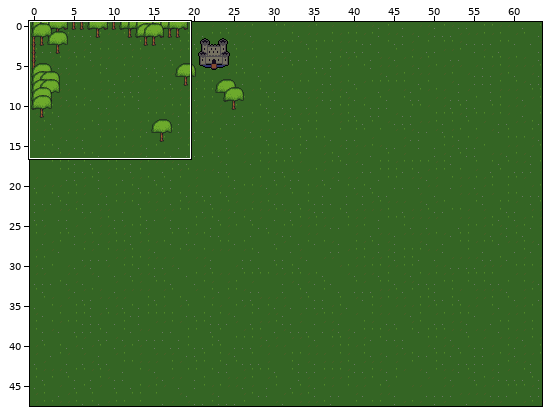
Tiled map (JSON), stored at assets/maps/test.json. Above: a wide view before the commit, with the close-up outlined.
Close-up. Old version:
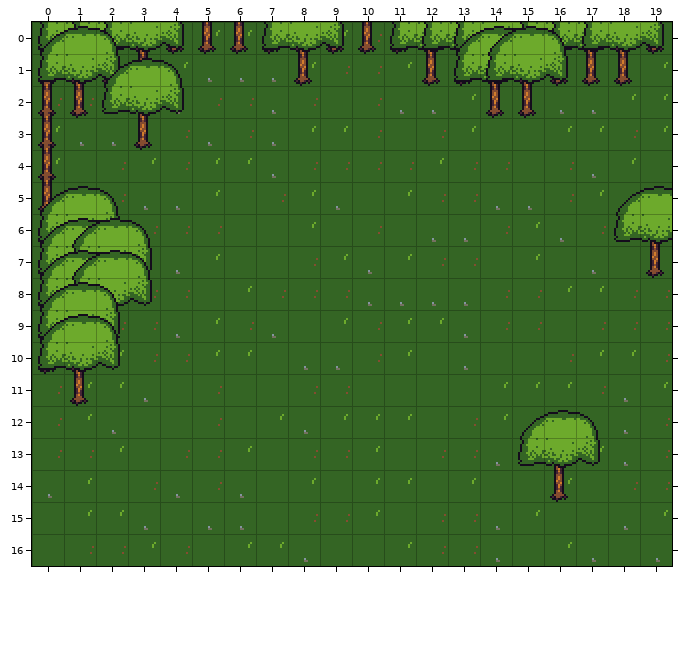
Cells are 16x16 px. Shown: x 0..19, y 0..16. The commit also changed other parts of the map, which this record leaves out.
And afterwards:
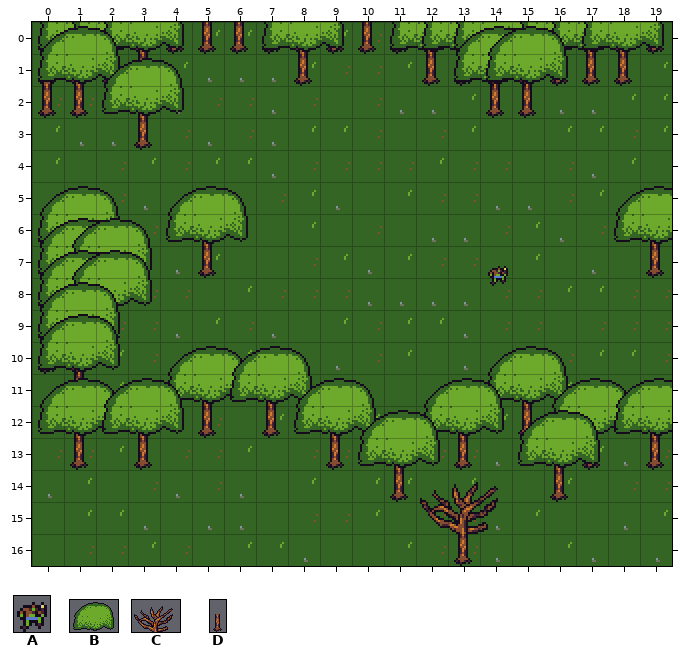
Key: from "orc": A 0; from "treetop": B 0, C 1; from "trunk": D 0.
_ is an empty cell.
Objects are placed by their top-left corner, in cells (3,4 is the top-left corner of cell 3,4); size is 1x1 cell unless given.
Changes in this commit:
Layer "solid":
y 7: x 5 _ -> D
y 12: x 5 _ -> D; x 7 _ -> D; x 15 _ -> D
y 13: x 1 _ -> D; x 3 _ -> D; x 9 _ -> D; x 13 _ -> D; x 17 _ -> D; x 19 _ -> D
y 14: x 11 _ -> D
y 16: x 13 _ -> D
Layer "solid no shadow":
y 3..5: x 0 D -> _
y 11: x 4 _ -> B; x 6 _ -> B; x 14 _ -> B
y 12: x 0 _ -> B; x 2 _ -> B; x 8 _ -> B; x 12 _ -> B; x 16 _ -> B; x 18 _ -> B
y 13: x 10 _ -> B
Layer "floating":
y 6: x 4 _ -> B
y 15: x 12 _ -> C
Layer "Object Layer 1" (added):
added: A "NPC" at 14.2,7.5 size 0.8x0.8
